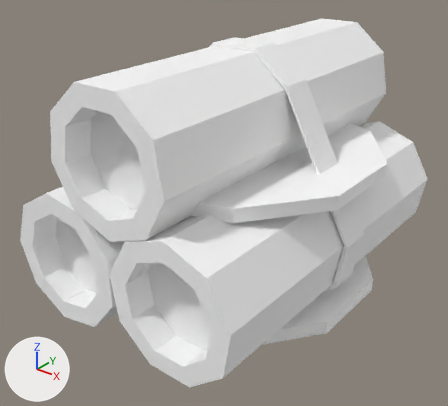
The FBX model CarProject/Assets/Models/new models/Extra_props.fbx, before and after one commit.
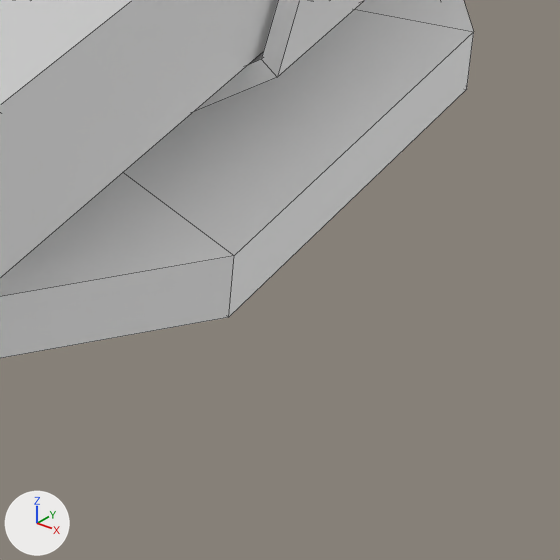
The first picture shows the older version from a 50 mm lens placed at (3.04, -4.0, 3.08), pointed at (-0.01, -0.19, 0.72). The close-ups show both versions on the part from 63% to 87% of the width and 67% to 93% of the height of that picture; other places that the commit changed are outside them. The lights are fixed; the arrows at lower left show +X, +Y and +Z. The close-ups show mesh edges as thin lines. Where no turn or scale is listed for an object, it has been applied to the vertices.

The older version as bpy lines, for what is in view:
```python
me_cylinder_004 = bpy.data.meshes.new('Cylinder.004')
me_cylinder_004.from_pydata(...)  # 80 vertices, 72 faces; spans x -1.19..1.19, y -1.25..1.25, z 0.01..1.21
me_cylinder_004.materials.append(mat_lambert2)  # its picture is missing
me_cylinder_010 = bpy.data.meshes.new('Cylinder.010')
me_cylinder_010.from_pydata(...)  # 206 vertices, 185 faces; spans x -1.12..1.17, y -1.54..1.54, z -0.03..2.08
me_cylinder_010.materials.append(mat_lambert2)  # its picture is missing
ob_cement_pipes = bpy.data.objects.new('cement_pipes', me_cylinder_010)
ob_cement_pipes.location = (0.0, 0.0, 0.0)
ob_wire_rollor = bpy.data.objects.new('wire_rollor', me_cylinder_004)
ob_wire_rollor.location = (0.0, 0.0, 0.0)
```
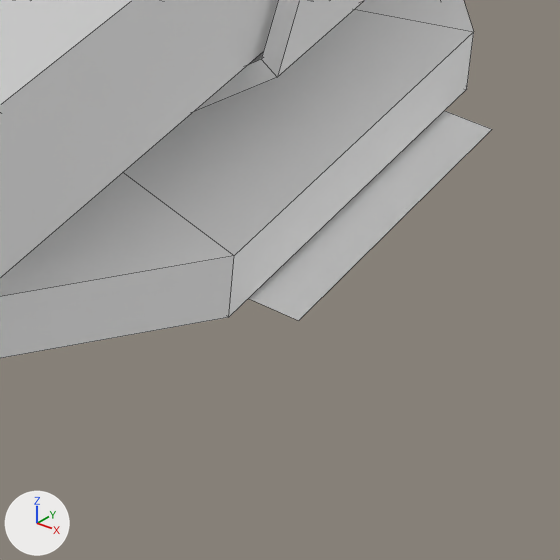
Where the newer file only moved an object's origin or applied its transform, the numbers keep the older frame.

What differs and where, as boxes (x1, y1, x2, y2) in the close-ups (560 x 560 px):
```json
{"object": "Finishline", "change": "added", "after": [248, 111, 492, 321]}
```

Edits to the scene script, one JSON object a line:
```json
{"op": "add", "block": "me_plane", "code": ["me_plane = bpy.data.meshes.new('Plane')", "me_plane.from_pydata([(-1.27, -0.32, 0.0), (1.27, -0.32, 0.0), (-1.27, 0.32, 0.0), (1.27, 0.32, 0.0)], [], [(0, 1, 3, 2)])", "me_plane.materials.append(mat_lambert2)  # its picture is missing"]}
{"op": "add", "block": "ob_finishline", "code": ["ob_finishline = bpy.data.objects.new('Finishline', me_plane)", "ob_finishline.location = (0.0, 0.0, 0.0)"]}
```
